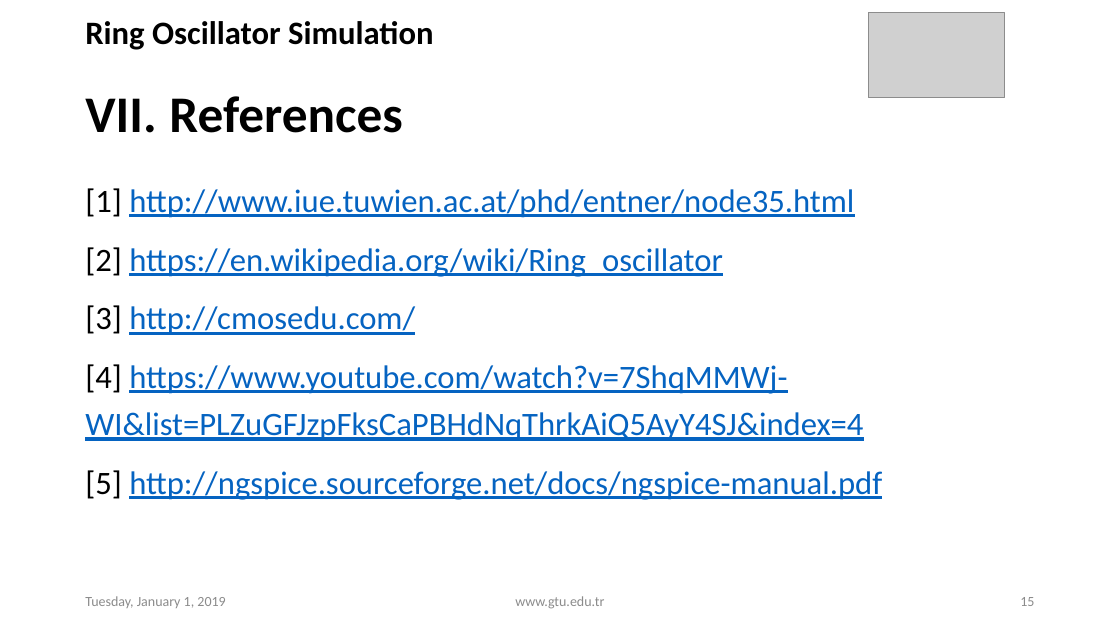
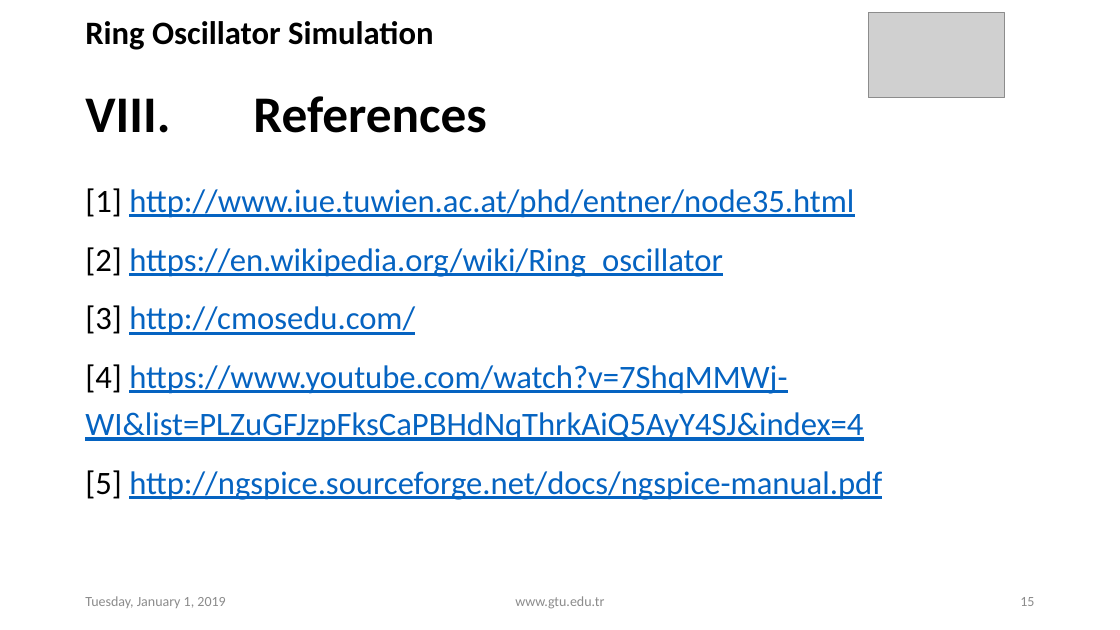
Before and after one commit to ondergormez/RingOscillatorSimulation, a slide deck: slide 15 of RingOscillator/Presentation/RingOscillatorSimulation.pptx. Drawn at 1120x630 pixels with LibreOffice and Linux fonts; fonts in the diff are those of the drawing; grey boxes stand for pictures. Boxes give left, top, right and bottom in pixels: in the first picture for what was removed or moved away, otherwise in the second. Text is boxed around its words. In the diff, an @@ line names an element or a change of style, - is before the commit and + after.

```diff
--- a/RingOscillator/Presentation/RingOscillatorSimulation.pptx
+++ b/RingOscillator/Presentation/RingOscillatorSimulation.pptx
@@ text at (x1=85, y1=96, x2=486, y2=133): text changed @@
-VII. References
+VIII. References
```
Also in this commit, not shown: 2 other slides changed, 1 other file.
